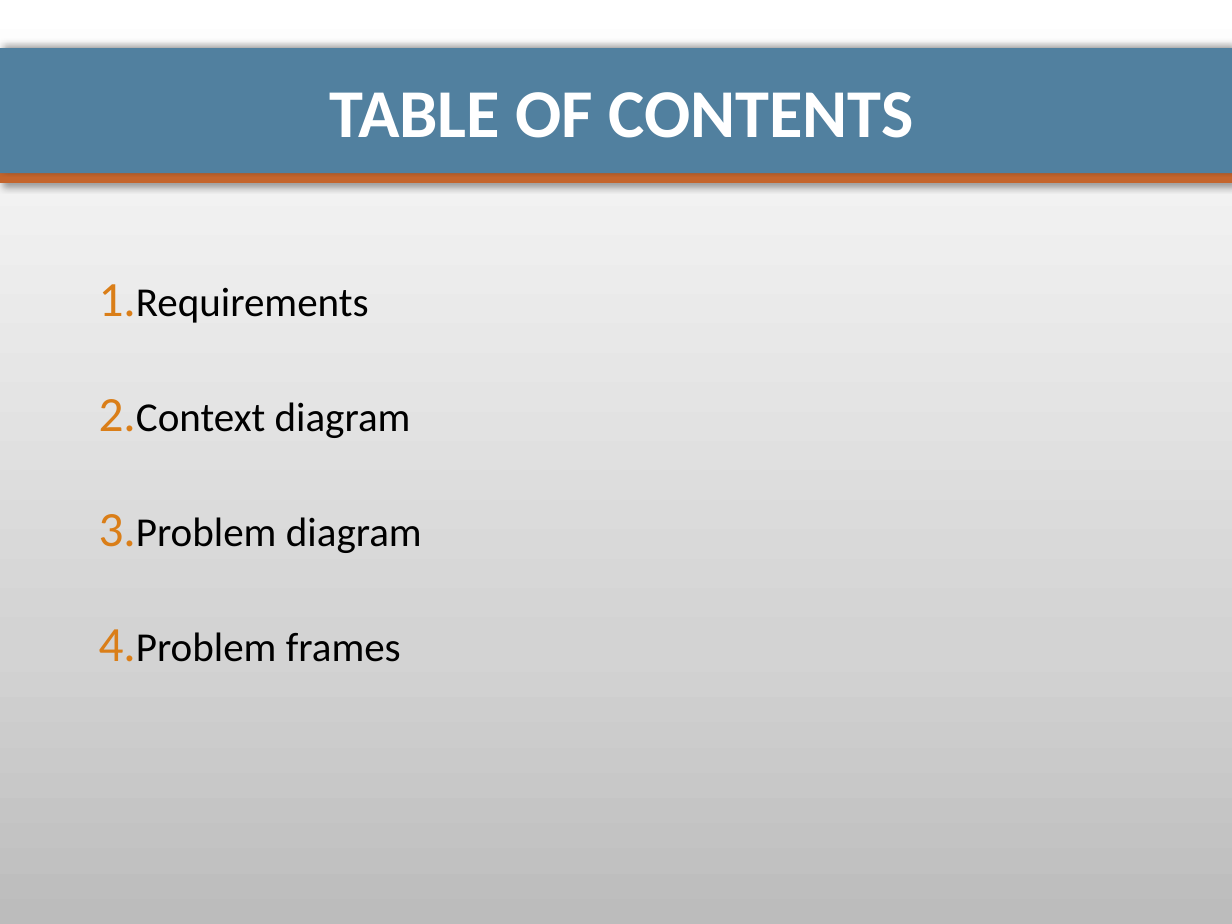
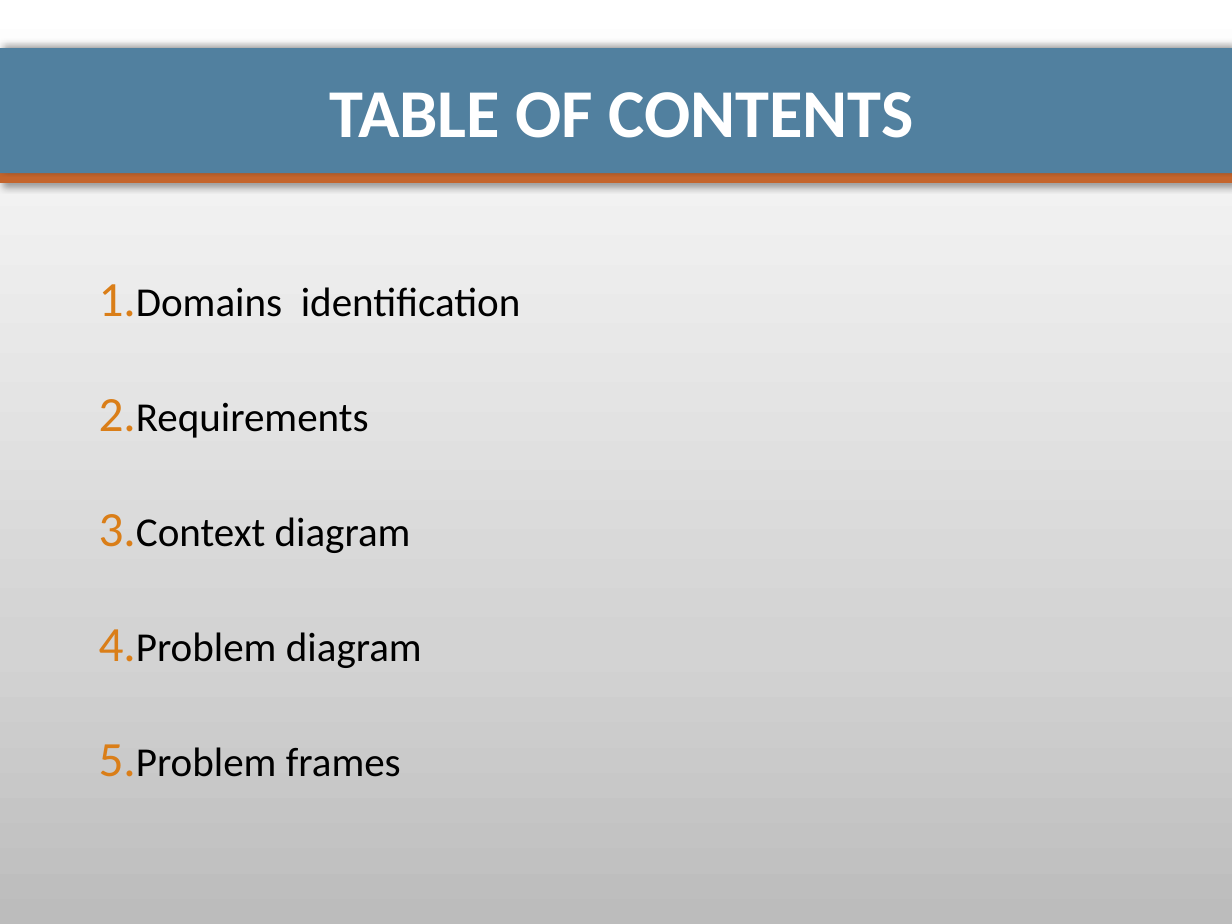
Before and after one commit to pierrealauzet/euroteam, a slide deck: slide 2 of Project 1/Part 2/CS554_EuroTeam_Problem_Frames.pptx. Drawn at 1232x924 pixels with LibreOffice and Linux fonts; fonts in the diff are those of the drawing. Boxes give left, top, right and bottom in pixels: in the first picture for what was removed or moved away, otherwise in the second. Text is boxed around its words. In the diff, an @@ line names an element or a change of style, - is before the commit and + after.

```diff
--- a/Project 1/Part 2/CS554_EuroTeam_Problem_Frames.pptx
+++ b/Project 1/Part 2/CS554_EuroTeam_Problem_Frames.pptx
@@ text at (136, 287, 521, 317): paragraph added @@
+1. Domains identification
```
Also in this commit, not shown: 1 other slide changed, 18 slides removed.
